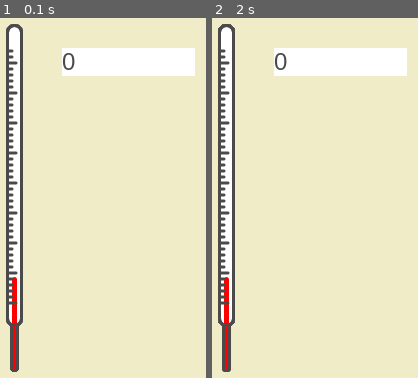
Above: before the commit, frames 1-2 (left to right).
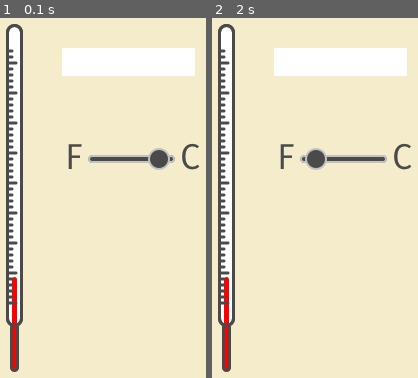
Above: after the commit, the same moments.

Repository: chunche95/ProgramacionModernaPython
Game: pygame game, started from programacion_moderna_python-chunche/7-TermómetroPyGame/termometro.py
Two runs of this game, one before a commit and one after it. Both use one fixed random seed, a clock stepped at 60 frames per second and the inputs below.
Inputs (mouse positions are in pixels of both pictures, inside the frame that each line leads up to):
- Up to frame 1 (0.1 s): no input
- Up to frame 2 (2 s): click (312, 198) at 0.38 s; click (315, 226) at 0.72 s; click (222, 133) at 1.05 s; click (outside the picture) at 1.38 s; click (319, 57) at 1.72 s

The runs differ from the first frame. In frame 1, 1.8% of the frame differs, in the area x 2-97%, y 1-99%; in frame 2, 1.8%.

Commit message:
Control de cambio de unidades de 'F' a 'C' y viceversa

Diff:
--- a/programacion_moderna_python-chunche/7-TermómetroPyGame/termometro.py
+++ b/programacion_moderna_python-chunche/7-TermómetroPyGame/termometro.py
@@ -19,10 +19,34 @@
     def __init__(self):
         self.custome = pygame.image.load("pigmonchu/images/termo1.png")
 
+class Selector():
+    __tipoUnidad = "C"
+    __valor = 0
+
+    def __init__(self, unidad="C"):
+        self.__customes = []
+        self.__customes.append(pygame.image.load("pigmonchu/images/posiF.png"))
+        self.__customes.append(pygame.image.load("pigmonchu/images/posiC.png"))
+
+        self.tipoUnidad = unidad
+
+    def custome(self):
+        if self.__tipoUnidad == 'F':
+            return self.__customes[0]
+        else:
+            return self.__customes[1]
+
+    def on_event(self,event):
+        if event.type == pygame.MOUSEBUTTONDOWN:
+            if self.__tipoUnidad == 'F':
+                self.__tipoUnidad = 'C'
+            else:
+                self.__tipoUnidad = 'F'
+
 class NumberInput():
     # Atributos
     __value = 0
-    __strValue = "0"
+    __strValue = ""
     __position = [0,0]
     __size = [0,0]
     # Constructor
@@ -164,9 +188,11 @@
         self.__screen.fill((240,236,200))
 
         self.termometro = Termometro()
-        self.entrada = NumberInput()
+        self.entrada = NumberInput("cadena de entrada inicial - (borrar)")
         self.entrada.pos((106,58))
         self.entrada.size((133,28))
+
+        self.selector = Selector()
 
     def __on_close(self):
         pygame.quit()
@@ -181,7 +207,10 @@
                 # Comporbacion de evento de la entrada de valores, valores numericos
                 self.entrada.on_event(event)
 
-
+                self.selector.on_event(event)
+
+            # Pintamos el fondo de pantalla
+            self.__screen.fill((244,236,203))
 
             # Dibujamos el termometro en su posicion
             self.__screen.blit(self.termometro.custome, (50,34))
@@ -197,6 +226,9 @@
             #Pintamos la foto del texto(text[1])
             self.__screen.blit(text[1],self.entrada.pos())
 
+            # Renderizacion y dibujamos el selector
+            self.__screen.blit(self.selector.custome(),(112,153))
+
             # Renderizacion de pantalla
             pygame.display.flip()
 
